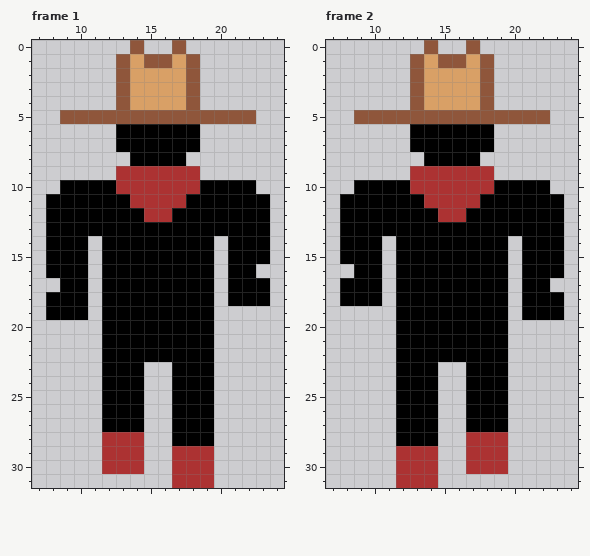
Two states of a pixel-art file, assets/Enemy.aseprite. Above, as it was before the edit.
32x32 pixels, 2 frames. Shown: frame 1: x 7..24, y 0..31; frame 2: x 7..24, y 0..31.
After the commit:
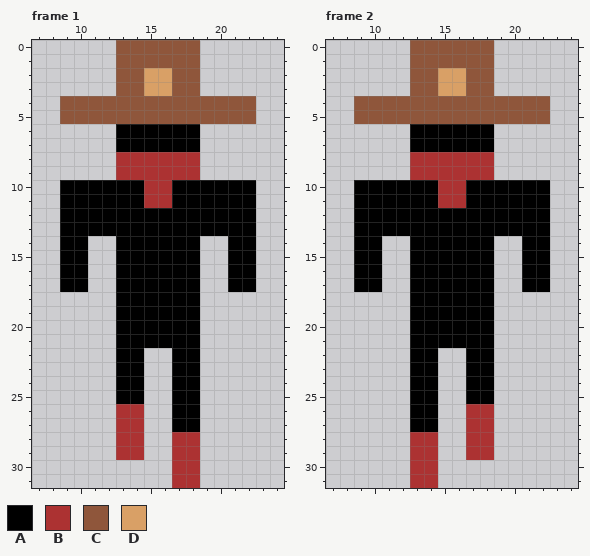
Palette (. is transparent): A #000000  B #ac3232  C #8f563b  D #d9a066
Difference:
Frame 1:
y 0: x 13 . -> C; x 15..16 .. -> CC; x 18 . -> C
y 1..3: x 14 D -> C; x 17 D -> C
y 4: x 9..12 .... -> CCCC; x 14..17 DDDD -> CCCC; x 19..22 .... -> CCCC
y 8: x 13..18 .AAAA. -> BBBBBB
y 10: x 13..14 BB -> AA; x 17..18 BB -> AA
y 11: x 8 A -> .; x 14 B -> A; x 17 B -> A; x 23 A -> .
y 12: x 8 A -> .; x 15..16 BB -> AA; x 23 A -> .
y 13: x 8 A -> .; x 23 A -> .
y 14..15: x 8 A -> .; x 12 A -> .; x 19 A -> .; x 23 A -> .
y 16: x 8 A -> .; x 12 A -> .; x 19 A -> .
y 17: x 12 A -> .; x 19 A -> .; x 23 A -> .
y 18: x 8..10 AAA -> ...; x 12 A -> .; x 19 A -> .; x 21..23 AAA -> ...
y 19: x 8..10 AAA -> ...; x 12 A -> .; x 19 A -> .
y 20..21: x 12 A -> .; x 19 A -> .
y 22: x 12 A -> .; x 15..16 AA -> ..; x 19 A -> .
y 23..25: x 12 A -> .; x 19 A -> .
y 26..27: x 12..14 AAA -> .BB; x 19 A -> .
y 28: x 12 B -> .; x 17..19 AAA -> BB.
y 29: x 12 B -> .; x 19 B -> .
y 30: x 12..14 BBB -> ...; x 19 B -> .
y 31: x 19 B -> .
Frame 2:
y 0: x 13 . -> C; x 15..16 .. -> CC; x 18 . -> C
y 1..3: x 14 D -> C; x 17 D -> C
y 4: x 9..12 .... -> CCCC; x 14..17 DDDD -> CCCC; x 19..22 .... -> CCCC
y 8: x 13..18 .AAAA. -> BBBBBB
y 10: x 13..14 BB -> AA; x 17..18 BB -> AA
y 11: x 8 A -> .; x 14 B -> A; x 17 B -> A; x 23 A -> .
y 12: x 8 A -> .; x 15..16 BB -> AA; x 23 A -> .
y 13: x 8 A -> .; x 23 A -> .
y 14..15: x 8 A -> .; x 12 A -> .; x 19 A -> .; x 23 A -> .
y 16: x 12 A -> .; x 19 A -> .; x 23 A -> .
y 17: x 8 A -> .; x 12 A -> .; x 19 A -> .
y 18: x 8..10 AAA -> ...; x 12 A -> .; x 19 A -> .; x 21..23 AAA -> ...
y 19: x 12 A -> .; x 19 A -> .; x 21..23 AAA -> ...
y 20..21: x 12 A -> .; x 19 A -> .
y 22: x 12 A -> .; x 15..16 AA -> ..; x 19 A -> .
y 23..25: x 12 A -> .; x 19 A -> .
y 26..27: x 12 A -> .; x 17..19 AAA -> BB.
y 28: x 12..14 AAA -> .BB; x 19 B -> .
y 29: x 12 B -> .; x 19 B -> .
y 30: x 12 B -> .; x 17..19 BBB -> ...
y 31: x 12 B -> .
Where, in picture pixels (left, top, right, bottom), the same in both pictures:
changed: (46, 40, 270, 488)
changed: (340, 40, 564, 488)
